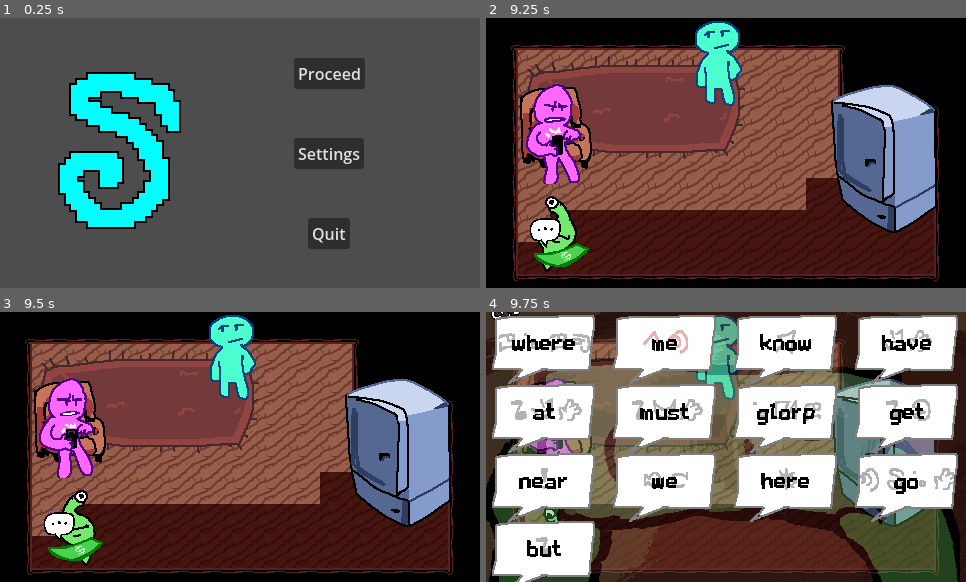
Above: before the commit, frames 1-4 (two rows, left to right).
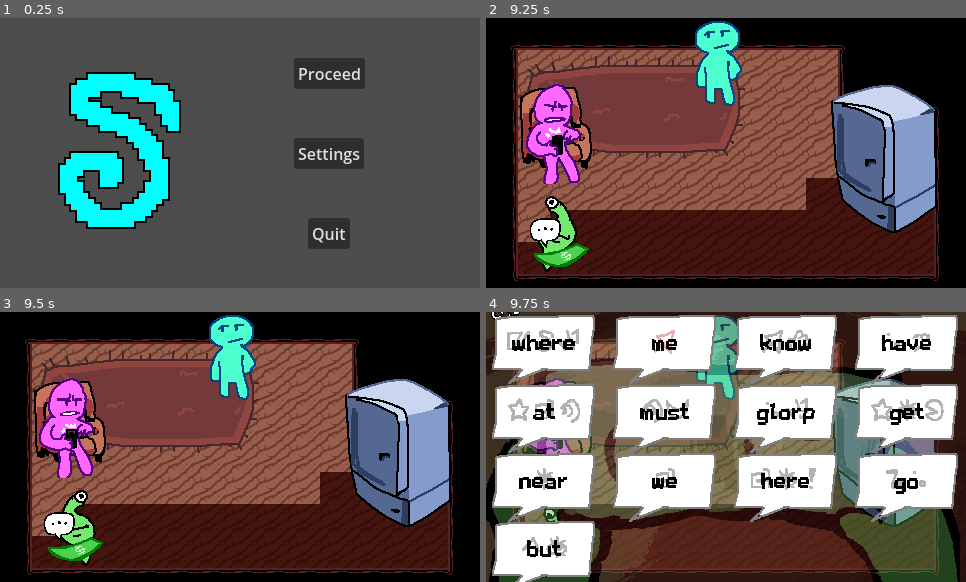
Above: after the commit, the same moments.

Repository: hryspider/GGJ-Committee-Team26
Game: Godot game, scene res://rooms/title_screen.tscn
Two runs of this game, one before a commit and one after it. Both use one fixed random seed, a clock stepped at 60 frames per second and the inputs below.
Inputs (mouse positions are in pixels of both pictures, inside the frame that each line leads up to):
- Up to frame 1 (0.25 s): no input
- Up to frame 2 (9.25 s): click "Proceed" at 0.5 s; tap Enter at 1.25 s; move the mouse to (831, 139) at 1.27 s; hold D (right) 1.28-2.03 s; click (831, 139) at 1.35 s; move the mouse to (630, 166) at 2.02 s; hold S (down) 2.03-2.78 s; tap Q (dictionary) every 2.25 s from 2.1 to 8.85 s; move the mouse to (774, 93) at 2.77 s; hold D (right) 2.78-3.53 s; tap E (interact) at 2.85, 5.1, 7.35 s; move the mouse to (702, 207) at 3.52 s; hold W (up) 3.53-4.28 s; click (702, 207) at 3.6 s; move the mouse to (870, 193) at 4.27 s; hold A (left) 4.28-5.78 s; move the mouse to (582, 112) at 5.02 s; move the mouse to (750, 153) at 5.77 s; hold S (down) 5.78-6.53 s; click (750, 153) at 5.85 s; move the mouse to (654, 85) at 6.52 s; hold D (right) 6.53-7.28 s; move the mouse to (831, 139) at 7.27 s; hold W (up) 7.28-8.03 s; move the mouse to (630, 166) at 8.02 s; hold D (right) 8.03-8.78 s; click (630, 166) at 8.1 s; move the mouse to (774, 93) at 8.77 s; hold S (down) from 8.78 s (still down)
- Up to frame 3 (9.5 s): keep holding S (down)
- Up to frame 4 (9.75 s): move the mouse to (702, 501) at 9.52 s; release S (down) at 9.53 s; hold A (left) from 9.53 s (still down); tap E (interact) at 9.6 s

Frames 1-3 are identical in both runs. In frame 4, 4.0% of the frame differs, in the area x 2-98%, y 6-92%.

Commit message:
AAAAAAAHHHHHHH

Diff:
--- a/globals/langauge_globals.gd
+++ b/globals/langauge_globals.gd
@@ -5,7 +5,7 @@
 @onready var player_dictionary = {
 }
 
-@onready var english_to_gleep = {'where': 'tmtf', 'me': 'ck', 'know': 'n', 'have': 'la', 'at': 'sla', 'must': 'soa', 'glorp': 'mpt', 'get': 'sh', 'near': 'g', 'we': 'qi', 'here': 'b', 'go': 'kdma', 'but': 's', 'hello': 'ug', 'no': 'ps', 'job': 'hqpu', 'office': 'frh', 'live': 'uuhb', 'yes': 'ffm', 'leave': 'qjh', 'who': 'id', 'milk': 'mg', 'money': 'it', 'shop': 'do', 'fuck': 'j', 'boss': 'di', 'love': 'ij', 'good': 'sg', 'bad': 'toup', 'beer': 'rg', 'wife': 'kiam'}
+@onready var english_to_gleep = {'where': 'pdl', 'me': 'n', 'know': 'na', 'have': 'mt', 'at': 'ujk', 'must': 'ko', 'glorp': 'ml', 'get': 'ubh', 'near': 'b', 'we': 'j', 'here': 'jbg', 'go': 'sm', 'but': 'cb', 'hello': 'al', 'no': 'nq', 'job': 'ke', 'office': 'l', 'live': 'ab', 'yes': 'ao', 'leave': 'kt', 'who': 'sq', 'milk': 'mg', 'money': 'it', 'shop': 'bp', 'fuck': 'p', 'boss': 'jq', 'love': 'gum', 'good': 'fks', 'bad': 'ss', 'beer': 'prg', 'wife': 'rt', 'you': 'jn', 'work': 'pd'}
 
 var gleep_to_english = {}
 
